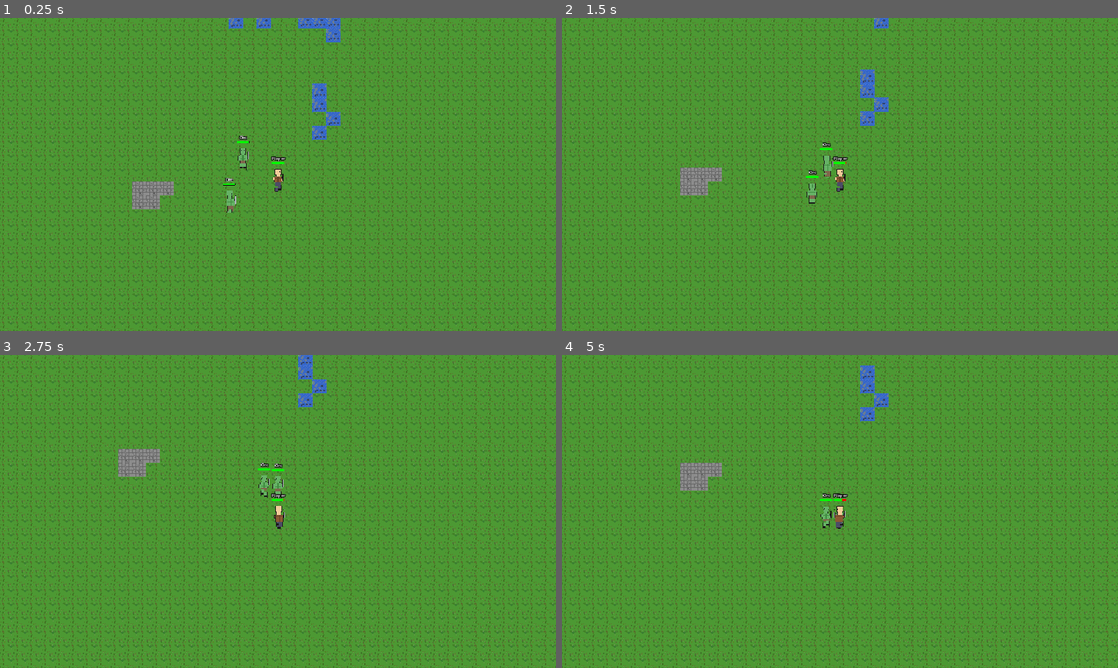
Above: before the commit, frames 1-4 (two rows, left to right).
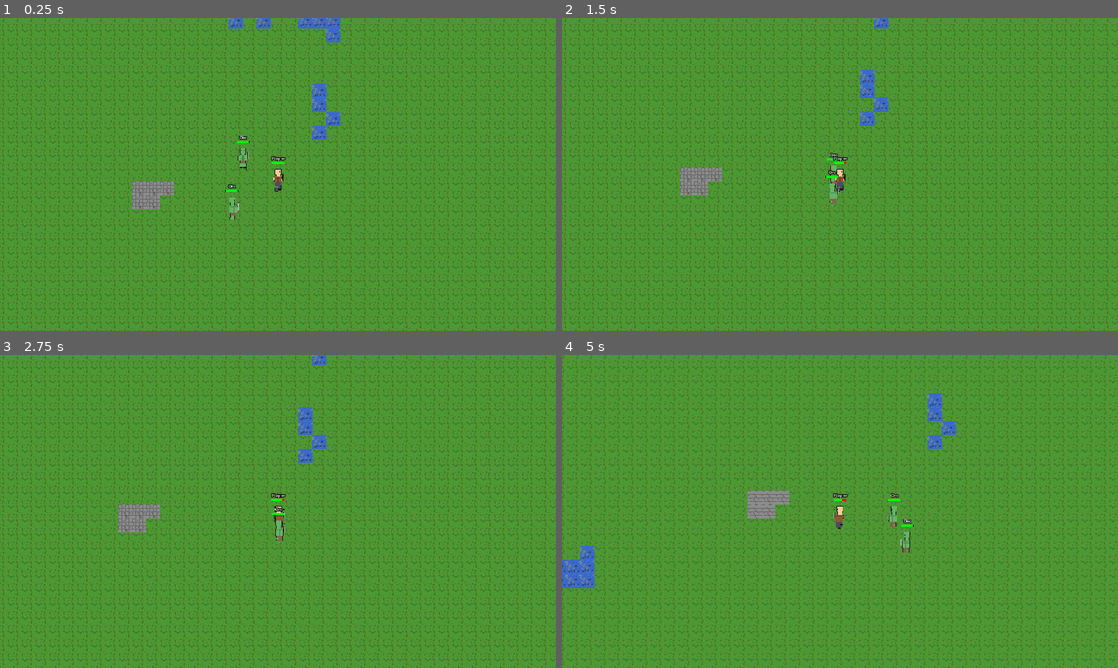
Above: after the commit, the same moments.

Repository: mattzanco/Trithia
Game: Godot game, scene res://scenes/main.tscn
Same seed, same stepped clock (60 frames per second), same inputs: the game is played once before the commit and once after it.
Inputs (mouse positions are in pixels of both pictures, inside the frame that each line leads up to):
- Up to frame 1 (0.25 s): no input
- Up to frame 2 (1.5 s): move the mouse to (962, 158) at 0.52 s; hold D (move_right) 0.53-1.28 s; hold Ctrl 0.53-1.28 s; click (962, 158) at 0.67 s; move the mouse to (728, 190) at 1.27 s; hold S (move_down) from 1.28 s (still down); tap Ctrl at 1.35 s
- Up to frame 3 (2.75 s): move the mouse to (333, 442) at 2.02 s; release S (move_down) at 2.03 s; hold D (move_right) from 2.03 s (still down); hold Ctrl from 2.03 s (still down)
- Up to frame 4 (5 s): move the mouse to (812, 574) at 2.77 s; release D (move_right) at 2.78 s; release Ctrl at 2.78 s; hold W (move_up) 2.78-3.53 s; tap Ctrl at 2.85, 4.35 s; click (812, 574) at 2.92 s; tap Enter at 3.5 s; move the mouse to (1006, 558) at 3.52 s; hold Ctrl 3.53-4.28 s; hold A (move_left) from 3.53 s (still down); tap Space at 4.25 s; move the mouse to (673, 464) at 4.27 s

The runs differ from the first frame. In frame 1, 0.2% of the frame differs, in the area x 40-43%, y 51-65%; in frame 2, 0.4%; in frame 3, 2.9%; in frame 4, 28%, in the area x 0-100%, y 0-100%.

Commit message:
Improve enemy pathfinding: persistent detection, simplified fallback, performance optimizations

Diff:
--- a/scripts/orc.gd
+++ b/scripts/orc.gd
@@ -18,7 +18,7 @@
 var patrol_direction = Vector2.ZERO
 var player = null
 var world = null
-var chase_update_interval = 0.6  # Update chase path every 0.6 seconds (increased from 0.4 to prevent oscillation)
+var chase_update_interval = 1.0  # Update chase path every 1.0 seconds (reduced from 0.6 to avoid stuttering)
 var patrol_update_interval = 2.0  # Update patrol direction every 2 seconds
 var path_queue = []  # Queue of positions to move through (like player)
 var last_player_position = Vector2.ZERO  # Track player position for smart path updates
@@ -628,11 +628,18 @@
 
 	# Check if player is in detection range
 	var player_just_detected = false
-	if player != null and targeted_enemy == null:
+	if player != null:
 		var distance_to_player = position.distance_to(player.position)
-		if distance_to_player <= detection_range:
-			targeted_enemy = player
-			player_just_detected = true
+		if targeted_enemy == null:
+			# Only detect new target if we don't have one
+			if distance_to_player <= detection_range:
+				targeted_enemy = player
+				player_just_detected = true
+		else:
+			# If we already have a target (player), keep them as target
+			# Don't lose detection based on distance - only lose if player dies
+			# This ensures orcs maintain pursuit once they've locked on
+			pass
 
 	# If we have a target, check if we should attack
 	if targeted_enemy != null:
@@ -824,160 +831,55 @@
 				# Try to move to next waypoint in path
 				if path_queue.size() > 0:
 					process_next_path_step()
-				# If we have no path, move directly toward the player as fallback
-				elif path_queue.size() == 0:
+				# If we have no path, move directly toward the player as simple fallback
+				else:
+					# No path from A* - use simple greedy movement toward player
 					var direction_to_player = (targeted_enemy.position - position).normalized()
 
-					# Find the best direction, with strong preference for current direction
-					var best_direction = Vector2.DOWN
-					var best_dot = -2.0
-					var best_valid = false
-
-					# Check 8 directions (4 cardinal + 4 diagonal) for better pathfinding
+					# Try 8 directions in order of preference toward player
 					var directions_to_check = [
 						Vector2.UP, Vector2.DOWN, Vector2.LEFT, Vector2.RIGHT,
 						Vector2.UP + Vector2.LEFT, Vector2.UP + Vector2.RIGHT,
 						Vector2.DOWN + Vector2.LEFT, Vector2.DOWN + Vector2.RIGHT
 					]
 
+					# Sort by dot product with direction to player (best first)
+					var sorted_directions = []
 					for dir in directions_to_check:
-						# ABSOLUTE RULE: Only consider directions toward walkable tiles
-						var test_tile = position + dir.normalized() * TILE_SIZE
-						var test_tile_x = round(test_tile.x / TILE_SIZE)
-						var test_tile_y = round(test_tile.y / TILE_SIZE)
-						var test_tile_center = Vector2(test_tile_x * TILE_SIZE + TILE_SIZE / 2, test_tile_y * TILE_SIZE + TILE_SIZE / 2)
-
-						# Skip non-walkable directions immediately
+						var dot = direction_to_player.dot(dir.normalized())
+						sorted_directions.append({"dir": dir, "dot": dot})
+					sorted_directions.sort_custom(func(a, b): return a["dot"] > b["dot"])
+
+					# Try to move in the best direction that's walkable
+					var moved = false
+					for item in sorted_directions:
+						var dir = item["dir"]
+						var next_tile = position + dir.normalized() * TILE_SIZE
+						var tile_x = round(next_tile.x / TILE_SIZE)
+						var tile_y = round(next_tile.y / TILE_SIZE)
+						var tile_center = Vector2(tile_x * TILE_SIZE + TILE_SIZE / 2, tile_y * TILE_SIZE + TILE_SIZE / 2)
+
+						# Simple walkability check - just check terrain, not occupancy
+						var is_walkable = true
 						if world != null and world.has_method("is_walkable"):
-							if not world.is_walkable(test_tile_center):
-								continue  # Skip this direction - it's water or unwalkable
-
-						var dot = direction_to_player.dot(dir)
-						# Strong hysteresis: prefer current direction to reduce jitter
-						var adjusted_dot = dot
-						if dir.normalized() == current_direction:
-							# Large bonus for continuing in same direction
-							adjusted_dot += 0.4
-						elif dir.x != 0 and dir.y != 0:  # Diagonal direction
-							# Penalty for diagonals to prefer straighter paths
-							adjusted_dot -= 0.2
-
-						if adjusted_dot > best_dot:
-							best_dot = adjusted_dot
-							best_direction = dir
-							best_valid = true
-
-					# ENFORCEMENT RULE: Must move toward player if not in attack range
-					# If we found a valid direction, move to it
-					if best_valid:
-						var next_tile = position + best_direction.normalized() * TILE_SIZE
-
-						# Check if the next tile is walkable (both center and feet)
-						var can_move = true
-						if world != null and world.has_method("is_walkable"):
-							# Snap to tile center before checking walkability
-							var check_tile_x = round(next_tile.x / TILE_SIZE)
-							var check_tile_y = round(next_tile.y / TILE_SIZE)
-							var check_tile_center = Vector2(check_tile_x * TILE_SIZE + TILE_SIZE / 2, check_tile_y * TILE_SIZE + TILE_SIZE / 2)
-							if not world.is_walkable(check_tile_center):
-								can_move = false
-
-							# CRITICAL: Check feet position on this tile too
-							if can_move:
-								var feet_offset = Vector2(0, TILE_SIZE / 2)
-								var feet_position = check_tile_center + feet_offset
-								var feet_tile_x = floor(feet_position.x / TILE_SIZE)
-								var feet_tile_y = floor(feet_position.y / TILE_SIZE)
-								var feet_tile_center = Vector2(feet_tile_x * TILE_SIZE + TILE_SIZE/2, feet_tile_y * TILE_SIZE + TILE_SIZE/2)
-								if not world.is_walkable(feet_tile_center):
-									can_move = false
-
-						# Check if the next tile is occupied by the player
-						if can_move and player != null and next_tile.distance_to(player.position) < TILE_SIZE:
-							# Player is on that tile, can't move there
-							can_move = false
-
-						# Check if the next tile is occupied by another orc
-						if can_move and is_tile_occupied_by_enemy(next_tile):
-							# Another orc is on that tile, can't move there
-							can_move = false
-
-						if can_move:
-							# Snap to tile center to ensure proper grid alignment
-							var tile_x = floor(next_tile.x / TILE_SIZE)
-							var tile_y = floor(next_tile.y / TILE_SIZE)
-							var snapped_center = Vector2(tile_x * TILE_SIZE + TILE_SIZE / 2, tile_y * TILE_SIZE + TILE_SIZE / 2)
-							# ABSOLUTE RULE: Triple-check this tile is walkable before moving to it
-							if world != null and world.has_method("is_walkable"):
-								if not world.is_walkable(snapped_center):
-									can_move = false  # Reject this fallback direction
-
-								# CRITICAL: Also check feet position on snapped center
-								if can_move:
-									var feet_offset = Vector2(0, TILE_SIZE / 2)
-									var feet_position = snapped_center + feet_offset
-									var feet_tile_x = floor(feet_position.x / TILE_SIZE)
-									var feet_tile_y = floor(feet_position.y / TILE_SIZE)
-									var feet_tile_center = Vector2(feet_tile_x * TILE_SIZE + TILE_SIZE/2, feet_tile_y * TILE_SIZE + TILE_SIZE/2)
-									if not world.is_walkable(feet_tile_center):
-										can_move = false
-							# Double-check no entity is occupying this tile
-							if can_move:
-								if player != null and snapped_center.distance_to(player.position) < TILE_SIZE:
-									can_move = false
-								elif is_tile_occupied_by_enemy(snapped_center):
-									can_move = false
-							if can_move:
-								target_position = snapped_center
-								# For diagonal movement, convert to cardinal direction for animation
-								var dx = sign(best_direction.x)
-								var dy = sign(best_direction.y)
-								var diagonal_direction = Vector2(dx, dy)
-								# Only update facing if the diagonal direction actually changed
-								if diagonal_direction != last_fallback_direction:
-									last_fallback_direction = diagonal_direction
-									var new_direction = calculate_direction(int(dx), int(dy))
-									current_direction = new_direction
-								is_moving = true
-						else:
-							# Best direction was found but it's blocked after validation
-							# Force immediate path recalculation
-							chase_path_timer = chase_update_interval
-					# CRITICAL: If NO valid direction found, force immediate path recalculation
-					# This prevents orcs from getting stuck when surrounded by obstacles
-					if not best_valid:
-						# LAST RESORT: Try to move to ANY adjacent unblocked tile
-						# This helps escape tiles surrounded by water on multiple sides
-						var escape_tile = null
-						for dir in directions_to_check:
-							var test_tile = position + dir.normalized() * TILE_SIZE
-							var test_tile_x = round(test_tile.x / TILE_SIZE)
-							var test_tile_y = round(test_tile.y / TILE_SIZE)
-							var test_tile_center = Vector2(test_tile_x * TILE_SIZE + TILE_SIZE / 2, test_tile_y * TILE_SIZE + TILE_SIZE / 2)
-
-							# Prepare feet position check
-							var feet_offset = Vector2(0, TILE_SIZE / 2)
-							var feet_position = test_tile_center + feet_offset
-							var feet_tile_x = floor(feet_position.x / TILE_SIZE)
-							var feet_tile_y = floor(feet_position.y / TILE_SIZE)
-							var feet_tile_center = Vector2(feet_tile_x * TILE_SIZE + TILE_SIZE/2, feet_tile_y * TILE_SIZE + TILE_SIZE/2)
-
-							# Check walkability
-							if world != null and world.has_method("is_walkable"):
-								if not world.is_walkable(test_tile_center):
-									continue
-
-								# Check feet position
-								if not world.is_walkable(feet_tile_center):
-									continue
-
-							# EXTRA SAFEGUARD: Check terrain type directly for water
-							if world.has_method("get_terrain_at"):
-								if world.get_terrain_at(test_tile_center) == "water":
-									continue
-								if world.get_terrain_at(feet_tile_center) == "water":
-									continue
-							chase_path_timer = chase_update_interval
+							if not world.is_walkable(tile_center):
+								is_walkable = false
+
+						if is_walkable:
+							# This direction works - move to it
+							target_position = tile_center
+							# Update facing direction
+							var dx = sign(dir.x)
+							var dy = sign(dir.y)
+							if dx != 0 or dy != 0:
+								current_direction = calculate_direction(int(dx), int(dy))
+							is_moving = true
+							moved = true
+							break
+
+					# If no direction worked, force path recalculation
+					if not moved:
+						chase_path_timer = chase_update_interval
 		else:
 			# No target - idle animation
 			var dir_name = get_direction_name(current_direction)
--- a/scripts/world.gd
+++ b/scripts/world.gd
@@ -232,7 +232,7 @@
 	var f_score = {start: heuristic(start, goal)}
 	var closed_set = {}
 	var iterations = 0
-	var max_iterations = 50000
+	var max_iterations = 1000  # Reduced from 50000 - pathfinding is fast enough for most cases
 
 	while open_set.size() > 0 and iterations < max_iterations:
 		iterations += 1
@@ -284,11 +284,16 @@
 					continue
 
 			# Check if occupied by another entity (not by requester itself)
-			if is_tile_occupied_by_other(neighbor, requester):
-				continue
+			# For pathfinding, allow paths through occupied tiles with a cost penalty
+			# This prevents orcs from getting completely stuck when near each other
+			var is_occupied = is_tile_occupied_by_other(neighbor, requester)
 
 			# Calculate tentative g_score
 			var tentative_g = g_score.get(current, INF) + current.distance_to(neighbor)
+
+			# Add cost penalty for occupied tiles, but don't block them completely
+			if is_occupied:
+				tentative_g += TILE_SIZE  # Small penalty for occupied tiles
 
 			if tentative_g < g_score.get(neighbor, INF):
 				came_from[neighbor] = current
@@ -350,7 +355,9 @@
 			# Check if any other character is on this tile
 			if child is CharacterBody2D and child.has_method("get_position"):
 				var distance = tile_position.distance_to(child.position)
-				if distance < 5.0:  # Same tile with small tolerance
+				# Only consider a tile truly "occupied" if another entity is almost exactly on it
+				# This allows pathfinding to work when entities are close but not perfectly overlapped
+				if distance < TILE_SIZE * 0.2:  # ~6 pixels for TILE_SIZE=32
 					return true
 
 	return false
